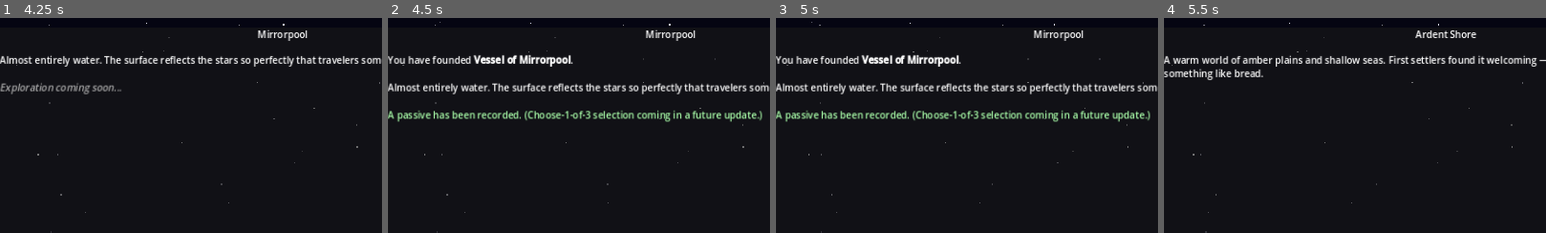
Above: before the commit, frames 1-4 (left to right).
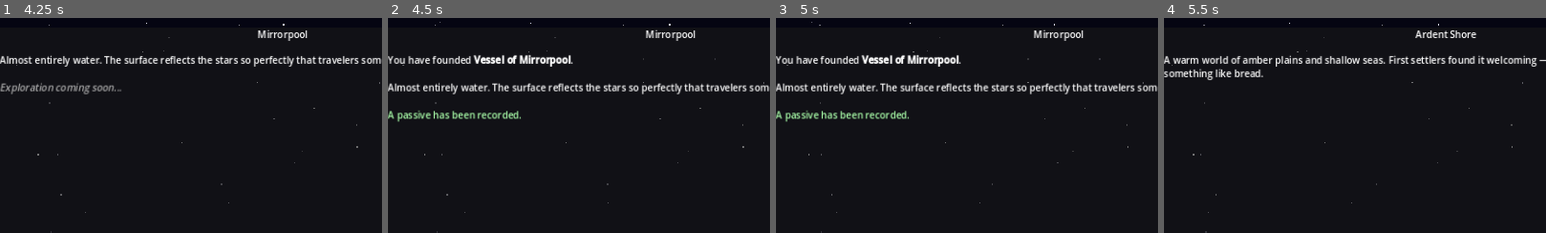
Above: after the commit, the same moments.

Repository: ColdTie/Metanoia-Vessel-2D
Game: Godot game, scene res://scenes/travel/travel_screen.tscn
Same seed, same stepped clock (60 frames per second), same inputs: the game is played once before the commit and once after it.
Inputs:
- Up to frame 1 (4.25 s): click "Pale Drift (3)" at 0.5 s; click "Verdant Coil (5)" at 1.25 s; click "The Hush (7)" at 2 s; click "Mirrorpool (9)" at 2.75 s; click "Depart (9 fuel)" at 3.5 s
- Up to frame 2 (4.5 s): click "Found Vessel" at 4.25 s
- Up to frame 3 (5 s): no input
- Up to frame 4 (5.5 s): click "Ardent Shore (start)" at 5 s
The pictures show only the part of the screen within x 25-75%, y 0-50%; the shares and areas given below are measured in that part.

Frame 1 is identical in both runs. In frame 2, 1.5% of the frame differs, in the area x 35-98%, y 42-49%; in frame 3, 1.5%; in frame 4, nothing differs.

Commit message:
feat: choose-1-of-3 passive selection on settling
Adds GameState.passive_pool with the 5 general settling-reward passives
plus draw_passive_choices()/grant_passive_from_pool() helpers, and a new
Passive Select screen (scenes/ui/passive_select.tscn) that the Travel
Screen opens after settling. The very first settlement still auto-grants
founding_bonus per systems.md; every settlement after that lets the
player pick 1 of 3 randomly drawn passives, removing the chosen one from
the pool so it can't repeat. Pool is re-synced against owned passives on
load so a reloaded save won't re-offer already-granted passives.

Co-Authored-By: Claude Sonnet 5 <noreply@anthropic.com>
Claude-Session: https://claude.ai/code/session_014ama4rhaMXsfAkGWCvQrhT

Diff:
--- /dev/null
+++ b/scenes/ui/passive_select.tscn
@@ -0,0 +1,6 @@
+[gd_scene load_steps=2 format=3 uid="uid://cpassiveselect1"]
+
+[ext_resource type="Script" path="res://scripts/ui/passive_select.gd" id="1_passive_select"]
+
+[node name="PassiveSelect" type="Control"]
+script = ExtResource("1_passive_select")
--- a/scripts/autoloads/game_state.gd
+++ b/scripts/autoloads/game_state.gd
@@ -16,6 +16,11 @@
 # Each entry: {id, name, type, description, settled, vessel_name, distance, specimens}
 var world_catalog: Array = []
 
+# General settling-reward pool for the choose-1-of-3 draw. founding_bonus is
+# granted automatically on the player's first settlement and is not in this
+# pool. Entries are removed as they're chosen so each passive is granted once.
+var passive_pool: Array = []
+
 signal world_changed(new_world: String)
 signal passive_gained(passive: Dictionary)
 signal credits_changed(amount: int)
@@ -23,6 +28,7 @@
 
 func _ready() -> void:
 	_build_world_catalog()
+	_build_passive_pool()
 
 
 func _build_world_catalog() -> void:
@@ -78,6 +84,68 @@
 			"specimens": ["lens_fish", "tide_weaver"],
 		},
 	]
+
+
+func _build_passive_pool() -> void:
+	passive_pool = [
+		{
+			"id": "root_knowledge",
+			"name": "Root Knowledge",
+			"desc": "Jungle worlds yield extra specimens.",
+		},
+		{
+			"id": "echo_listener",
+			"name": "Echo Listener",
+			"desc": "Unlocks extra creature dialogue options.",
+		},
+		{
+			"id": "frost_hardened",
+			"name": "Frost Hardened",
+			"desc": "Ice-world travel costs 1 less fuel.",
+		},
+		{
+			"id": "tide_reader",
+			"name": "Tide Reader",
+			"desc": "Ocean worlds reveal hidden specimens.",
+		},
+		{
+			"id": "dust_walker",
+			"name": "Dust Walker",
+			"desc": "Desert worlds never trigger forced combat.",
+		},
+	]
+
+
+# Removes any pool entries whose id is already owned. Call after loading a
+# save so passives granted in a previous session aren't offered again.
+func sync_passive_pool_with_owned() -> void:
+	var owned_ids: Array = []
+	for p in passives:
+		owned_ids.append(p.get("id", ""))
+	passive_pool = passive_pool.filter(func(entry): return not owned_ids.has(entry["id"]))
+
+
+# Returns up to `count` random passives from the pool without removing them.
+# The caller grants one of the returned choices via grant_passive_from_pool().
+func draw_passive_choices(count: int = 3) -> Array:
+	var pool_copy: Array = passive_pool.duplicate()
+	pool_copy.shuffle()
+	return pool_copy.slice(0, min(count, pool_copy.size()))
+
+
+# Grants the chosen passive and removes it from the pool so it can't recur.
+func grant_passive_from_pool(passive_id: String, source: String) -> void:
+	for i in passive_pool.size():
+		if passive_pool[i]["id"] == passive_id:
+			var chosen: Dictionary = passive_pool[i]
+			passive_pool.remove_at(i)
+			add_passive({
+				"id": chosen["id"],
+				"name": chosen["name"],
+				"desc": chosen["desc"],
+				"source": source,
+			})
+			return
 
 
 func get_world_by_id(id: String) -> Dictionary:
--- a/scripts/autoloads/save_load.gd
+++ b/scripts/autoloads/save_load.gd
@@ -42,6 +42,7 @@
 	GameState.credits = data.get("credits", 0)
 	GameState.fuel = data.get("fuel", 100)
 	_restore_settled_worlds(data.get("settled_worlds", []))
+	GameState.sync_passive_pool_with_owned()
 	return true
 
 
--- a/scripts/travel/travel_screen.gd
+++ b/scripts/travel/travel_screen.gd
@@ -7,6 +7,8 @@
 const STAR_SPEEDS: Array = [12.0, 28.0, 55.0]
 const STAR_COUNTS: Array = [120, 70, 35]
 const STAR_SPAN_W: float = 2560.0   # double viewport width for seamless wrap
+
+const PassiveSelectScene := preload("res://scenes/ui/passive_select.tscn")
 
 var _star_layers: Array = []
 var _star_root: Node2D
@@ -22,6 +24,8 @@
 var _settle_button: Button
 
 var _selected_world_id: String = ""
+var _pending_settle_world_id: String = ""
+var _passive_select: Control
 
 
 func _ready() -> void:
@@ -100,6 +104,10 @@
 	_build_left_panel(root)
 	_build_right_panel(root)
 
+	_passive_select = PassiveSelectScene.instantiate()
+	root.add_child(_passive_select)
+	_passive_select.passive_selected.connect(_on_passive_selected)
+
 
 func _build_left_panel(parent: Control) -> void:
 	var panel := PanelContainer.new()
@@ -287,30 +295,64 @@
 	if world.get("settled", false):
 		return
 
+	var is_first_settlement: bool = not _any_world_settled()
+
 	world["settled"] = true
 	world["vessel_name"] = "Vessel of " + world["name"]
 
-	# Grant the founding passive (choose-1-of-3 UI is TODO)
-	GameState.add_passive({
-		"id": "founding_bonus",
-		"name": "Founding Bonus",
-		"desc": "The act of founding grants clarity. +5 max fuel.",
-		"source": world["name"],
-	})
-	GameState.max_fuel += 5
-	GameState.refuel(5)
-
 	_settle_button.visible = false
 	_populate_destinations()
+
+	if is_first_settlement:
+		# First settlement always grants the founding bonus (see systems.md).
+		GameState.add_passive({
+			"id": "founding_bonus",
+			"name": "Founding Bonus",
+			"desc": "The act of founding grants clarity. +5 max fuel.",
+			"source": world["name"],
+		})
+		GameState.max_fuel += 5
+		GameState.refuel(5)
+		_refresh_status()
+		_show_settle_message(world)
+		SaveLoad.save_game()
+		return
+
 	_refresh_status()
-
+	var choices: Array = GameState.draw_passive_choices(3)
+	if choices.is_empty():
+		_show_settle_message(world)
+		SaveLoad.save_game()
+	else:
+		_pending_settle_world_id = world["id"]
+		_world_desc_label.text = \
+			"You have founded [b]" + world["vessel_name"] + "[/b].\n\n" \
+			+ "Choose your settling reward."
+		_passive_select.open(choices)
+
+
+func _on_passive_selected(passive: Dictionary) -> void:
+	var world := GameState.get_world_by_id(_pending_settle_world_id)
+	if world.is_empty():
+		return
+	GameState.grant_passive_from_pool(passive["id"], world.get("name", ""))
+	_refresh_status()
+	_show_settle_message(world)
+	SaveLoad.save_game()
+
+
+func _any_world_settled() -> bool:
+	for world in GameState.world_catalog:
+		if world.get("settled", false):
+			return true
+	return false
+
+
+func _show_settle_message(world: Dictionary) -> void:
 	_world_desc_label.text = \
-		"You have founded [b]" + world["vessel_name"] + "[/b].\n\n" \
+		"You have founded [b]" + world.get("vessel_name", "") + "[/b].\n\n" \
 		+ world.get("description", "") \
-		+ "\n\n[color=#aaffaa]A passive has been recorded. " \
-		+ "(Choose-1-of-3 selection coming in a future update.)[/color]"
-
-	SaveLoad.save_game()
+		+ "\n\n[color=#aaffaa]A passive has been recorded.[/color]"
 
 
 func _on_world_changed(_new_world: String) -> void:
--- /dev/null
+++ b/scripts/ui/passive_select.gd
@@ -0,0 +1,74 @@
+extends Control
+
+# Choose-1-of-3 settling reward picker. Hidden until open() is called with
+# a list of candidate passives; emits passive_selected and hides itself
+# once the player picks one. UI built in code, per project convention.
+
+signal passive_selected(passive: Dictionary)
+
+var _choice_list: VBoxContainer
+
+
+func _ready() -> void:
+	set_anchors_and_offsets_preset(Control.PRESET_FULL_RECT)
+	visible = false
+	_build_ui()
+
+
+func _build_ui() -> void:
+	var dim := ColorRect.new()
+	dim.name = "Dim"
+	dim.set_anchors_and_offsets_preset(Control.PRESET_FULL_RECT)
+	dim.color = Color(0.0, 0.0, 0.0, 0.6)
+	dim.mouse_filter = Control.MOUSE_FILTER_STOP
+	add_child(dim)
+
+	var panel := PanelContainer.new()
+	panel.name = "Panel"
+	panel.custom_minimum_size = Vector2(420.0, 320.0)
+	panel.pivot_offset = panel.custom_minimum_size / 2.0
+	add_child(panel)
+	panel.set_anchor(SIDE_LEFT, 0.5)
+	panel.set_anchor(SIDE_TOP, 0.5)
+	panel.set_anchor(SIDE_RIGHT, 0.5)
+	panel.set_anchor(SIDE_BOTTOM, 0.5)
+	panel.set_offset(SIDE_LEFT, -210.0)
+	panel.set_offset(SIDE_TOP, -160.0)
+	panel.set_offset(SIDE_RIGHT, 210.0)
+	panel.set_offset(SIDE_BOTTOM, 160.0)
+
+	var vbox := VBoxContainer.new()
+	vbox.add_theme_constant_override("separation", 10)
+	panel.add_child(vbox)
+
+	var title := Label.new()
+	title.text = "Choose a Passive"
+	title.horizontal_alignment = HORIZONTAL_ALIGNMENT_CENTER
+	vbox.add_child(title)
+	vbox.add_child(HSeparator.new())
+
+	_choice_list = VBoxContainer.new()
+	_choice_list.size_flags_vertical = Control.SIZE_EXPAND_FILL
+	_choice_list.add_theme_constant_override("separation", 8)
+	vbox.add_child(_choice_list)
+
+
+func open(choices: Array) -> void:
+	for child in _choice_list.get_children():
+		child.queue_free()
+
+	for passive in choices:
+		var btn := Button.new()
+		btn.text = "%s\n%s" % [passive.get("name", ""), passive.get("desc", "")]
+		btn.autowrap_mode = TextServer.AUTOWRAP_WORD_SMART
+		btn.custom_minimum_size = Vector2(0.0, 64.0)
+		var chosen: Dictionary = passive
+		btn.pressed.connect(func(): _on_choice_pressed(chosen))
+		_choice_list.add_child(btn)
+
+	visible = true
+
+
+func _on_choice_pressed(passive: Dictionary) -> void:
+	visible = false
+	passive_selected.emit(passive)
Not shown, changed: design/content-log.md
Not shown, changed: design/systems.md
